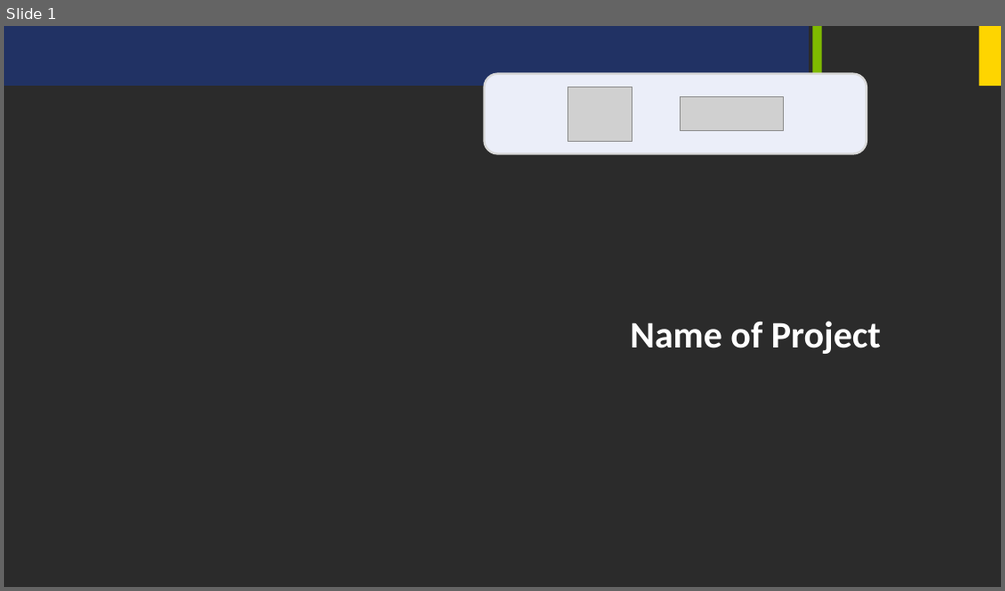
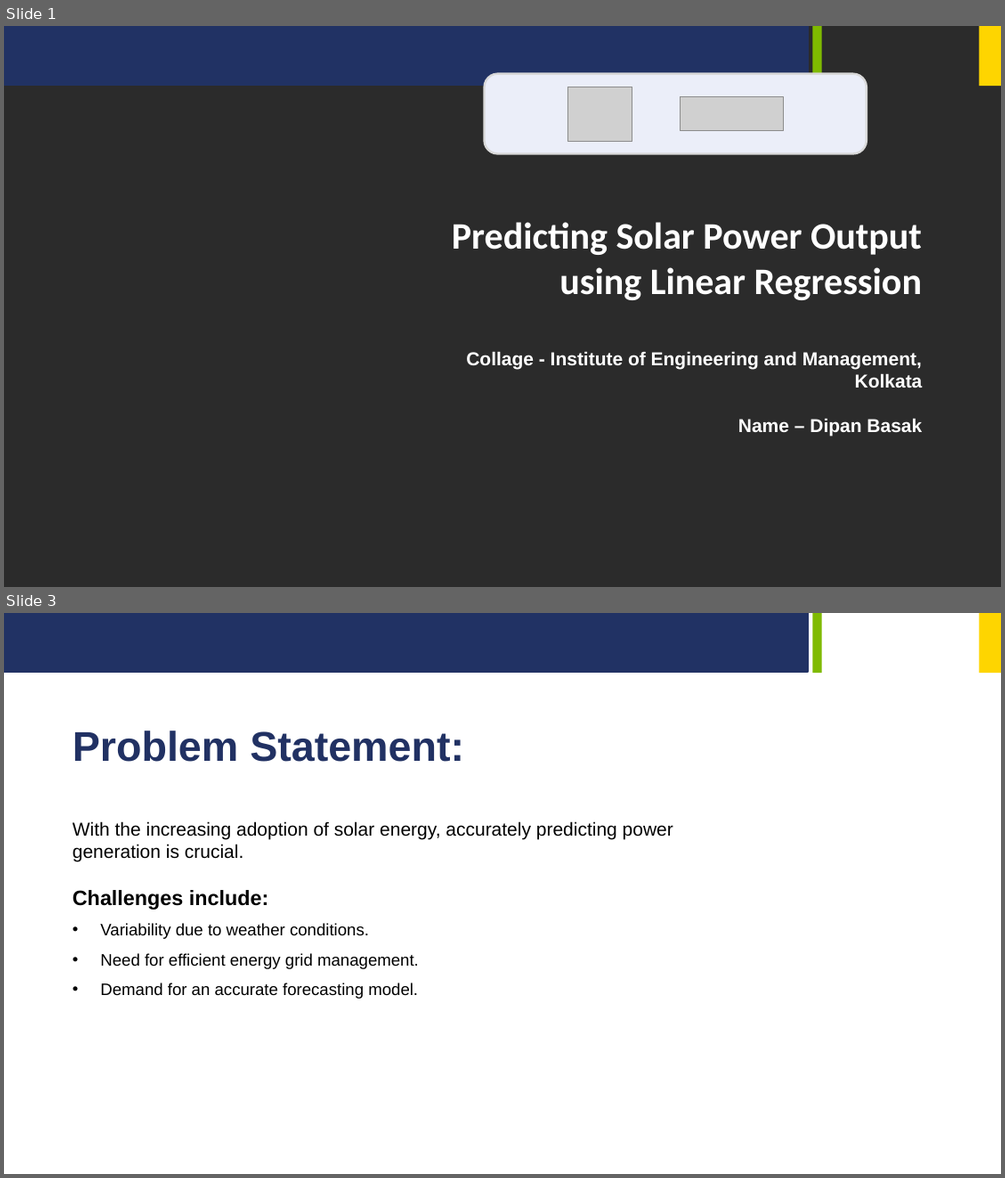
Before and after one commit to Dipan46/Predicting-Solar-Power-Output-using-Linear-Regression, a slide deck: ppt/Project_PPT.pptx. Shown one above the other, each under a label of ours: slide 1 before the commit, slides 1 and 3 after it; the slides between them are not shown. The pictures are 1005x591 and 1005x1178 pixels, drawn with LibreOffice and Linux fonts; fonts in the diff are those of the drawing; grey boxes stand for pictures; background and template pictures are left out; a plain dark background stands for a picture behind light text. Boxes give left, top, right and bottom in pixels: in the first picture for what was removed or moved away, otherwise in the second. Text is boxed around its words. In the diff, an @@ line names an element or a change of style, - is before the commit and + after.

```diff
--- a/ppt/Project_PPT.pptx
+++ b/ppt/Project_PPT.pptx
@@ slide 3 added at <box>4,613,1001,1174</box>, background #FFFFFF; not listed: 3 template elements that a slide beside it also shows @@
@@ text added at <box>73,730,464,762</box>, 40 pt, text #213163, bold @@
+Problem Statement:
@@ text added at <box>73,821,673,998</box>, 16 pt, text #000000 @@
+With the increasing adoption of solar energy, accurately predicting power generation is crucial.
+Challenges include:
+• Variability due to weather conditions.
+• Need for efficient energy grid management.
+• Demand for an accurate forecasting model.
@@ slide 1 changed as well @@
@@ text at <box>452,222,922,436</box>: text changed; size 36 to 18 pt; font Calibri to Arial @@
-Name of Project
+Predicting Solar Power Output using Linear Regression
+Collage - Institute of Engineering and Management, Kolkata
+Name – Dipan Basak
```
Also in this commit, not shown: 2 other slides changed, 4 other slides added, 5 slides removed.
